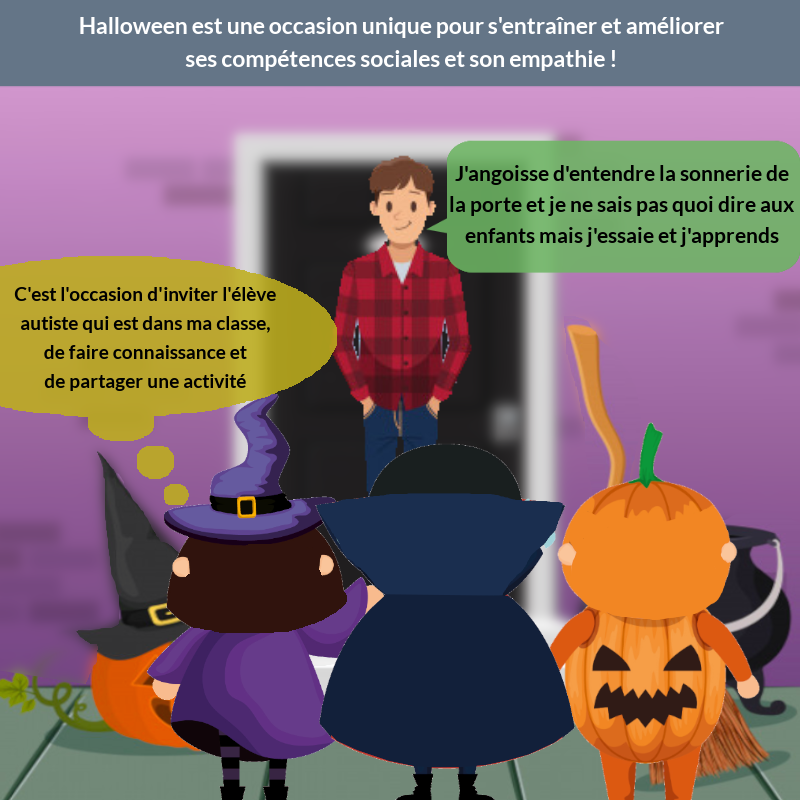
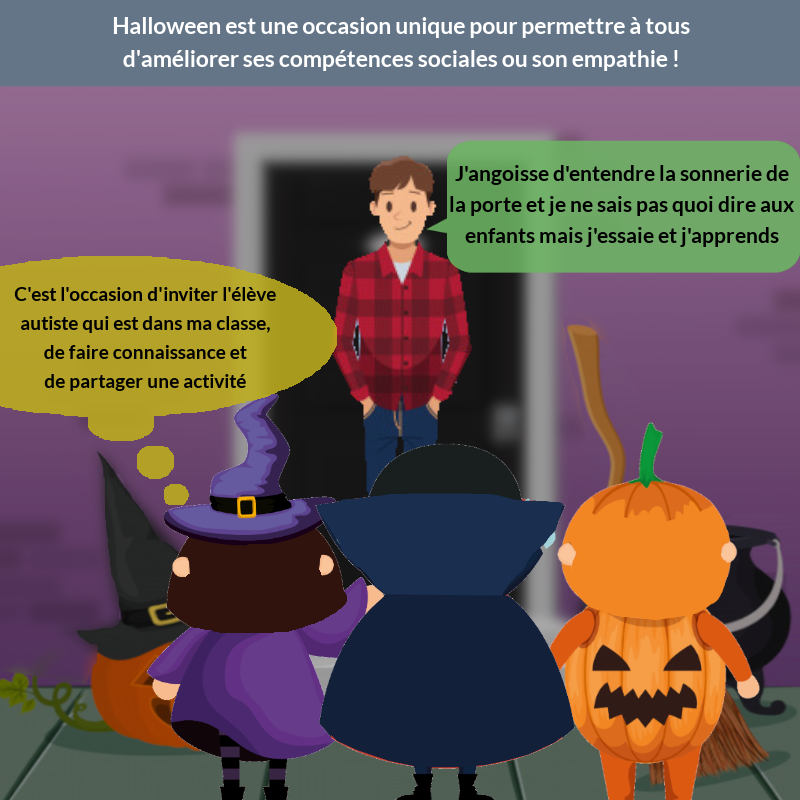
Layered file, before and after one edit (800px x 800px). Changes by layer:
painted on "Pasted Layer copy" over [0, 86, 800, 684]
painted on "Pasted Layer" over [0, 86, 800, 800]
painted on "Halloween est une occasion uni..." over [80, 17, 724, 71]
